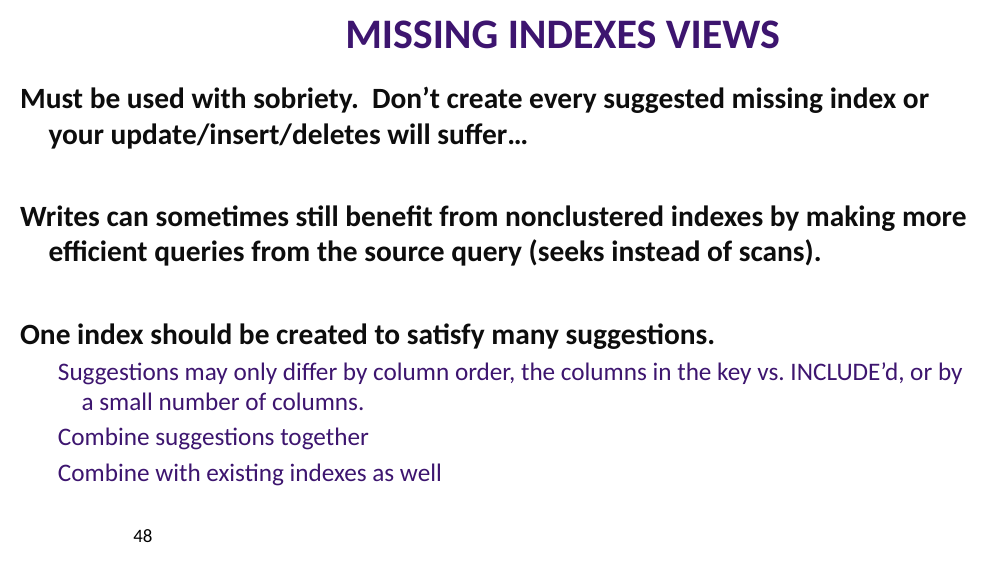
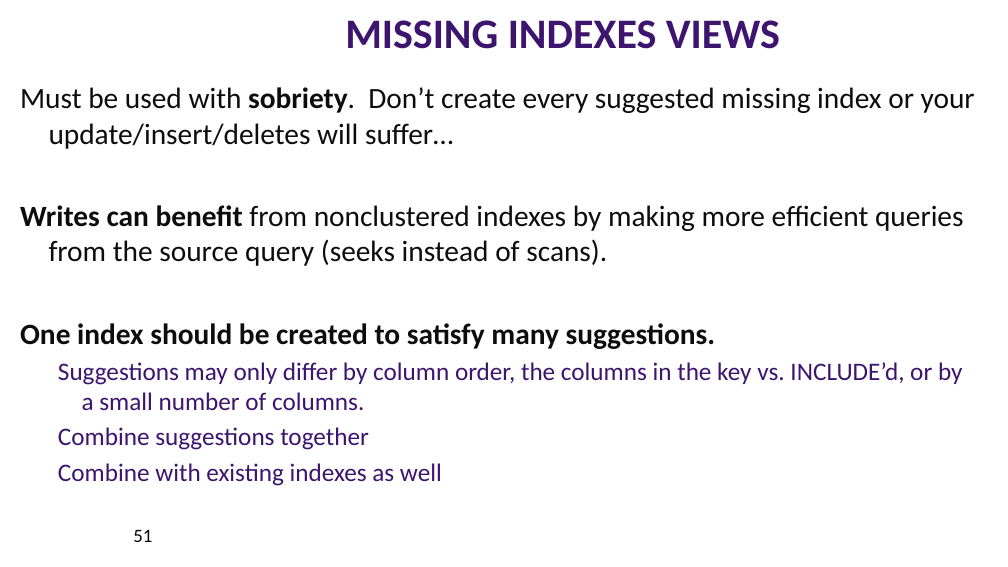
Before and after one commit to williamadba/Public-Presentations, a slide deck: slide 51 of HASSUG/DBA Best Practices with DMVs.pptx (slide 48 before the commit). Drawn at 1008x567 pixels with LibreOffice and Linux fonts; fonts in the diff are those of the drawing; background and template pictures are left out. Boxes give left, top, right and bottom in pixels: in the first picture for what was removed or moved away, otherwise in the second. Text is boxed around its words. In the diff, an @@ line names an element or a change of style, - is before the commit and + after.

```diff
--- a/HASSUG/DBA Best Practices with DMVs.pptx
+++ b/HASSUG/DBA Best Practices with DMVs.pptx
@@ text at bbox=[20, 87, 975, 149]: bold off in "Must be used with sobriety. Don’t create ..." @@
@@ text at bbox=[20, 205, 963, 266]: text changed; bold off @@
-Writes can sometimes still benefit from nonclustered indexes by making more efficient queries from the source query (seeks instead of scans).
+Writes can benefit from nonclustered indexes by making more efficient queries from the source query (seeks instead of scans).
@@ page number at bbox=[133, 529, 152, 542]: text changed @@
-48
+51
```
Also in this commit, not shown: 16 other slides changed, 7 slides added, 2 slides removed.
